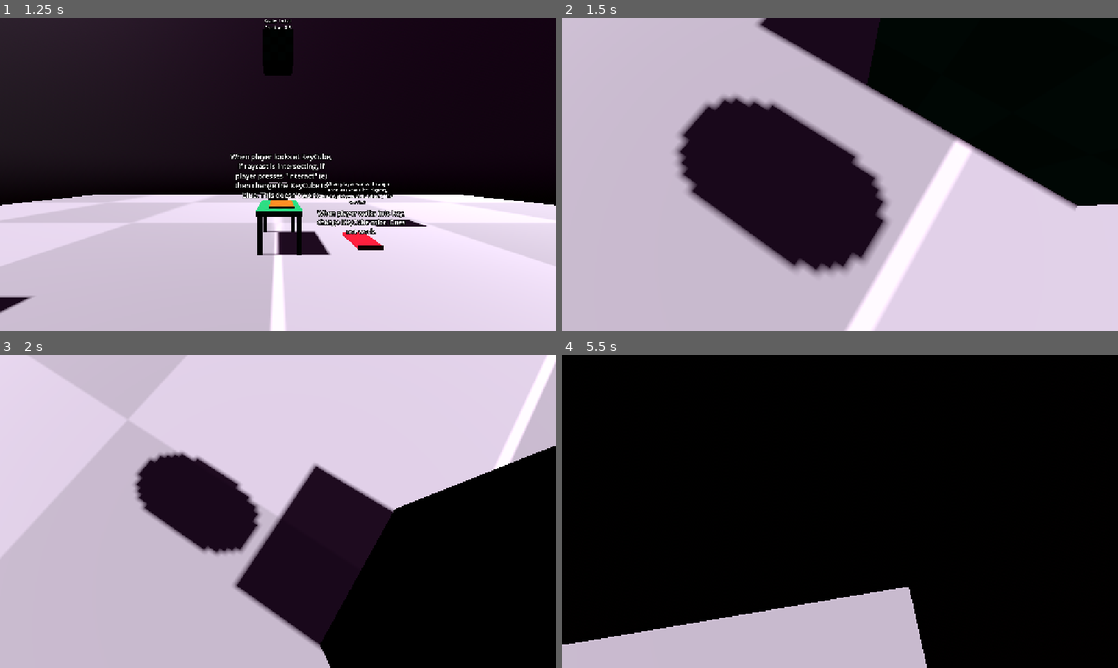
Above: before the commit, frames 1-4 (two rows, left to right).
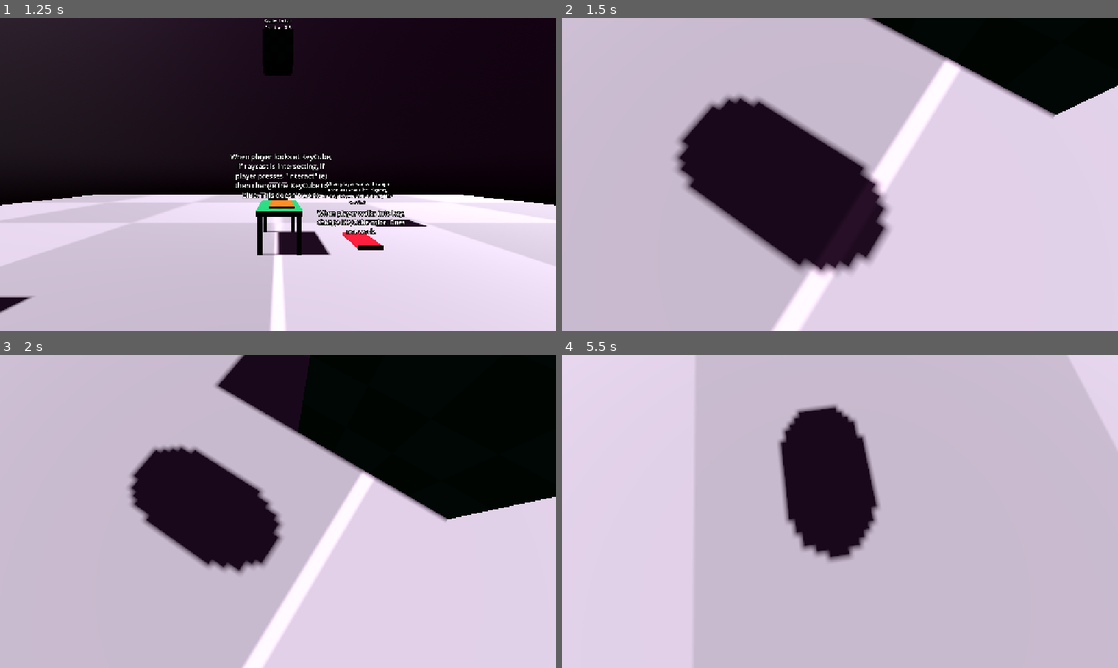
Above: after the commit, the same moments.

Repository: RubberDev/3d-game-test
Game: Godot game, scene res://TitleScreens/DebugTitleScr/DebugTitleScreen.tscn
The game is run twice, just before and just after one commit, with the same random seed, the same clock (stepped at 60 frames per second) and the same inputs. Sound files missing from this copy of the repository are replaced by a short silence.
Inputs (mouse positions are in pixels of both pictures, inside the frame that each line leads up to):
- Up to frame 1 (1.25 s): click "Phys and Trigger Test" at 0.5 s
- Up to frame 2 (1.5 s): tap Enter at 1.25 s; move the mouse to (867, 174) at 1.27 s; hold W (Forward) from 1.28 s (still down); hold Ctrl (Crouch) from 1.28 s (still down)
- Up to frame 3 (2 s): keep holding W (Forward); keep holding Ctrl (Crouch); tap Space (Jump) at 1.52 s; tap Shift (Sprint) at 1.55 s
- Up to frame 4 (5.5 s): keep holding W (Forward); move the mouse to (812, 511) at 2.02 s; release Ctrl (Crouch) at 2.03 s; tap Shift (Sprint) at 2.1, 3.8 s; tap Space (Jump) at 2.27, 3.77, 4.52, 5.27 s; tap Alt (Walk, bound only before the commit) at 2.3 s; move the mouse to (851, 505) at 2.77 s; hold Alt (Walk, bound only before the commit) 2.78-3.53 s; tap Ctrl (Crouch) at 3.05, 3.6, 5.3 s; move the mouse to (834, 517) at 3.52 s; move the mouse to (878, 514) at 4.27 s; hold Alt (Walk, bound only before the commit) 4.28-5.03 s; tap F (Flashlight) at 4.35 s; move the mouse to (795, 508) at 5.02 s; tap E (Interact) at 5.1 s

Frame 1 is identical in both runs. In frame 2, 25% of the frame differs, in the area x 20-100%, y 0-100%; in frame 3, 67%; in frame 4, 92%, in the area x 0-100%, y 0-100%.

Commit message:
Change class_name for ProtoPlayer and Player, renamed Walk input, adjust speed
Change class_name for ProtoPlayer and Player, renamed Walk input, adjust speed

Diff:
--- a/Player/Scripts/PlayerLogic.gd
+++ b/Player/Scripts/PlayerLogic.gd
@@ -1,4 +1,4 @@
-class_name Player
+class_name PlayerProto
 extends CharacterBody3D
 
 var SPEED = 3.5
--- a/Player/Scripts/player.gd
+++ b/Player/Scripts/player.gd
@@ -1,9 +1,13 @@
+class_name Player
 extends CharacterBody3D
 
 
-var SPEED = 5.0
-var JUMP_VELOCITY = 4.5
-
+var SPEED = 2.5
+var JUMP_VELOCITY = 3.5
+var DEF_SPEED = 2.5
+var SP_SPEED = 5.0
+var SN_SPEED = 1.5
+var CR_SPEED = 1.0
 
 func _ready() -> void:
 	Input.mouse_mode = Input.MOUSE_MODE_CAPTURED
@@ -31,8 +35,27 @@
 
 
 func _input(event: InputEvent) -> void:
+	# FP Camera rotation
 	if event is InputEventMouseMotion:
 		if Input.mouse_mode == Input.MOUSE_MODE_CAPTURED:
 			rotate_y(-event.relative.x * 0.005)
 			$PlyrCam.rotate_x(-event.relative.y * 0.005)
 			$PlyrCam.rotation.x = clamp($PlyrCam.rotation.x, -PI/2, PI/2)
+
+	# Sprinting
+	if Input.is_action_pressed("Sprint"):
+		SPEED = SP_SPEED
+	elif Input.is_action_just_released("Sprint"):
+		SPEED = DEF_SPEED
+
+	# Sneaking
+	if Input.is_action_just_pressed("Sneak"):
+		SPEED = SN_SPEED
+	elif Input.is_action_just_released("Sneak"):
+		SPEED = DEF_SPEED
+
+	# Crouching
+	if Input.is_action_pressed("Crouch"):
+		SPEED = CR_SPEED
+	elif Input.is_action_just_released("Crouch"):
+		SPEED = DEF_SPEED
--- a/project.godot
+++ b/project.godot
@@ -67,7 +67,7 @@
 "events": [Object(InputEventKey,"resource_local_to_scene":false,"resource_name":"","device":-1,"window_id":0,"alt_press …(195 unchanged characters)…
 ]
 }
-Walk={
+Sneak={
 "deadzone": 0.2,
 "events": [Object(InputEventKey,"resource_local_to_scene":false,"resource_name":"","device":-1,"window_id":0,"alt_press …(195 unchanged characters)…
 ]
